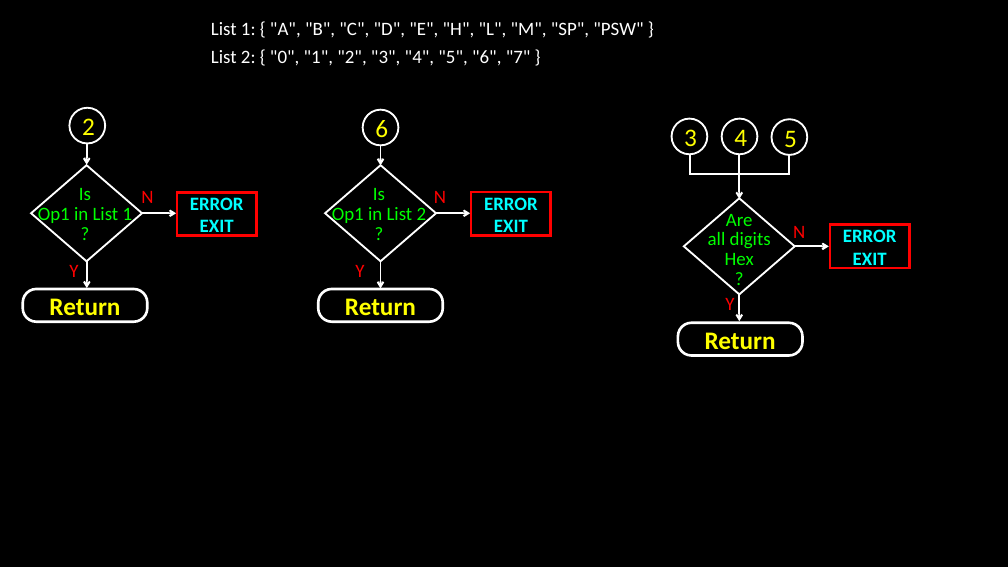
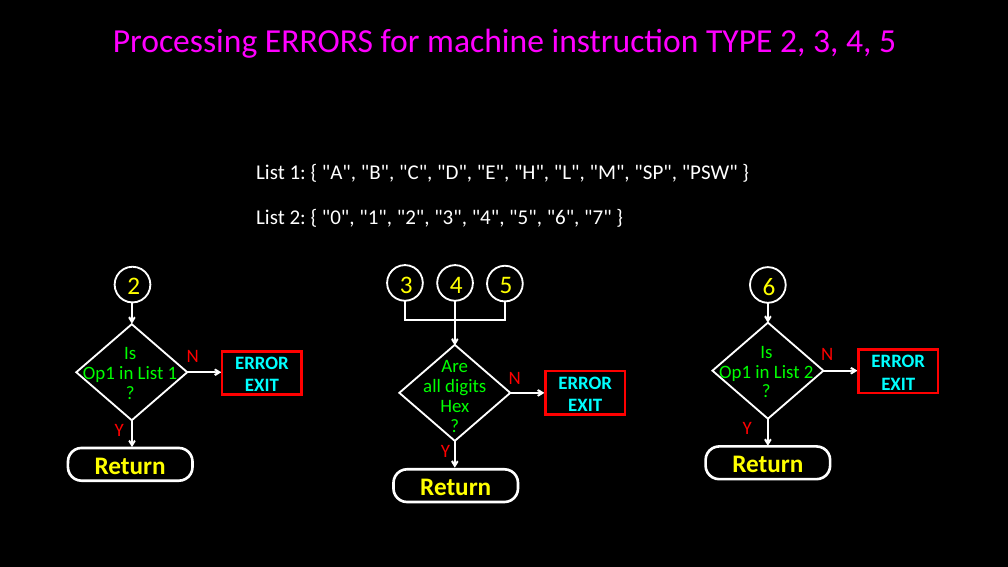
Before and after one commit to bondeabhijeet/8085, a slide deck: slide 13 of Pass 1 8085.pptx. Drawn at 1008x567 pixels with LibreOffice and Linux fonts; fonts in the diff are those of the drawing. Boxes give left, top, right and bottom in pixels: in the first picture for what was removed or moved away, otherwise in the second. Text is boxed around its words. In the diff, an @@ line names an element or a change of style, - is before the commit and + after.

```diff
--- a/Pass 1 8085.pptx
+++ b/Pass 1 8085.pptx
@@ text added at (113,28,896,58), 32 pt, text #FF00FF @@
+Processing ERRORS for machine instruction TYPE 2, 3, 4, 5
@@ text "List 1: { "A", "B", ...": place and size @@
-text "List 1: { "A", "B", ..." at (211,22,643,38)
+text "List 1: { "A", "B", ..." at (256,164,738,182)
@@ text "List 1: { "A", "B", ..." at (256,164,738,182): size 18 to 20 pt @@
@@ text "List 2: { "0", "1", ..." at (256,209,611,227): size 18 to 20 pt @@
@@ text "List 2: { "0", "1", ...": place and size @@
-text "List 2: { "0", "1", ..." at (211,50,531,66)
+text "List 2: { "0", "1", ..." at (256,209,611,227)
@@ 3 texts, 3 arrows, 1 ellipse, 1 rectangle, 1 rounded rectangle, 1 diamond: place and size @@
-3 texts, 3 arrows, 1 ellipse, 1 rectangle, 1 rounded rectangle, 1 diamond at (23,108,256,321)
+3 texts, 3 arrows, 1 ellipse, 1 rectangle, 1 rounded rectangle, 1 diamond at (68,267,302,481)
@@ 3 ellipses, 3 texts, 3 lines, 3 arrows, 1 rectangle, 1 rounded rectangle, 1 diamond: place and size @@
-3 ellipses, 3 texts, 3 lines, 3 arrows, 1 rectangle, 1 rounded rectangle, 1 diamond at (671,119,910,355)
+3 ellipses, 3 texts, 3 lines, 3 arrows, 1 rectangle, 1 rounded rectangle, 1 diamond at (387,265,625,502)
@@ 2 texts, 1 ellipse, 1 diamond: place and size @@
-2 texts, 1 ellipse, 1 diamond at (325,110,446,262)
+2 texts, 1 ellipse, 1 diamond at (712,267,833,419)
@@ arrow moved from (380, 144) - (380, 166) to (768, 302) - (768, 323) @@
@@ arrow moved from (435, 213) - (470, 213) to (822, 371) - (858, 371) @@
@@ 1 text, 1 rectangle, 1 arrow: place and size @@
-1 text, 1 rectangle, 1 arrow at (355,192,551,289)
+1 text, 1 rectangle, 1 arrow at (743,349,938,446)
@@ rounded rectangle "Return": place and size @@
-rounded rectangle "Return" at (318,289,443,321)
+rounded rectangle "Return" at (706,447,830,479)
```
Also in this commit, not shown: 16 other slides changed, 1 slide added, 10 other files.
